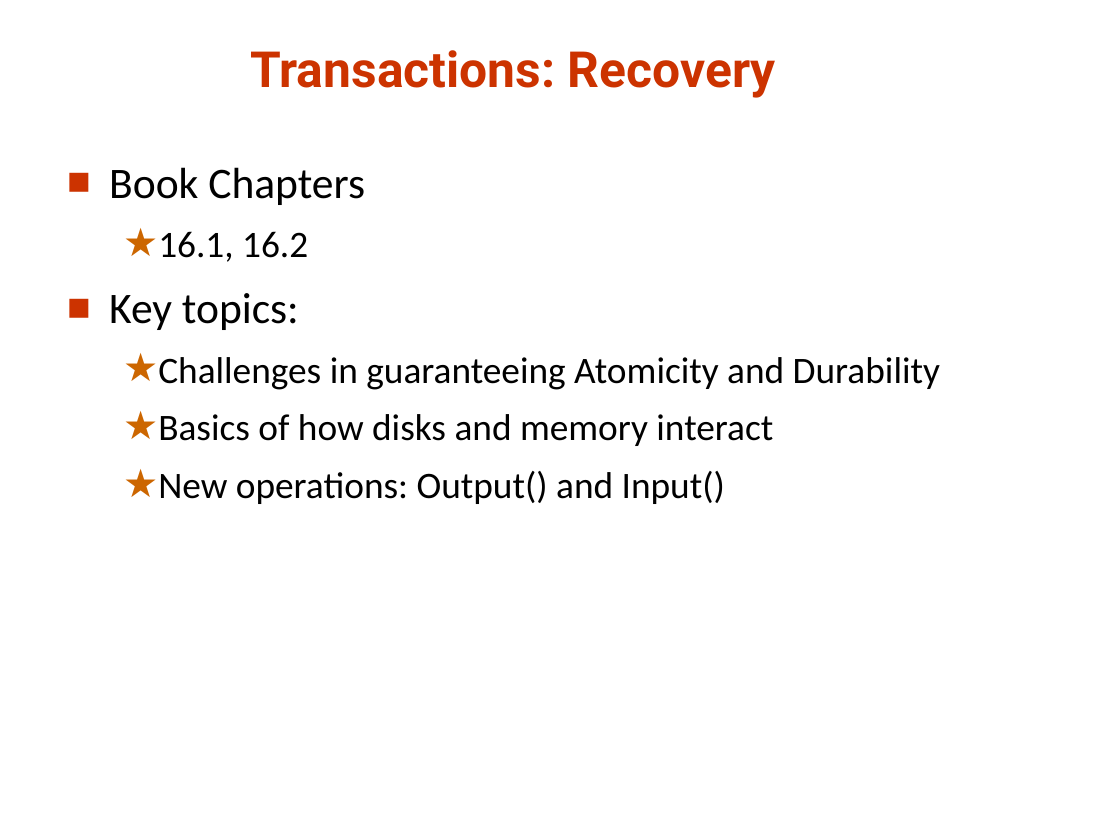
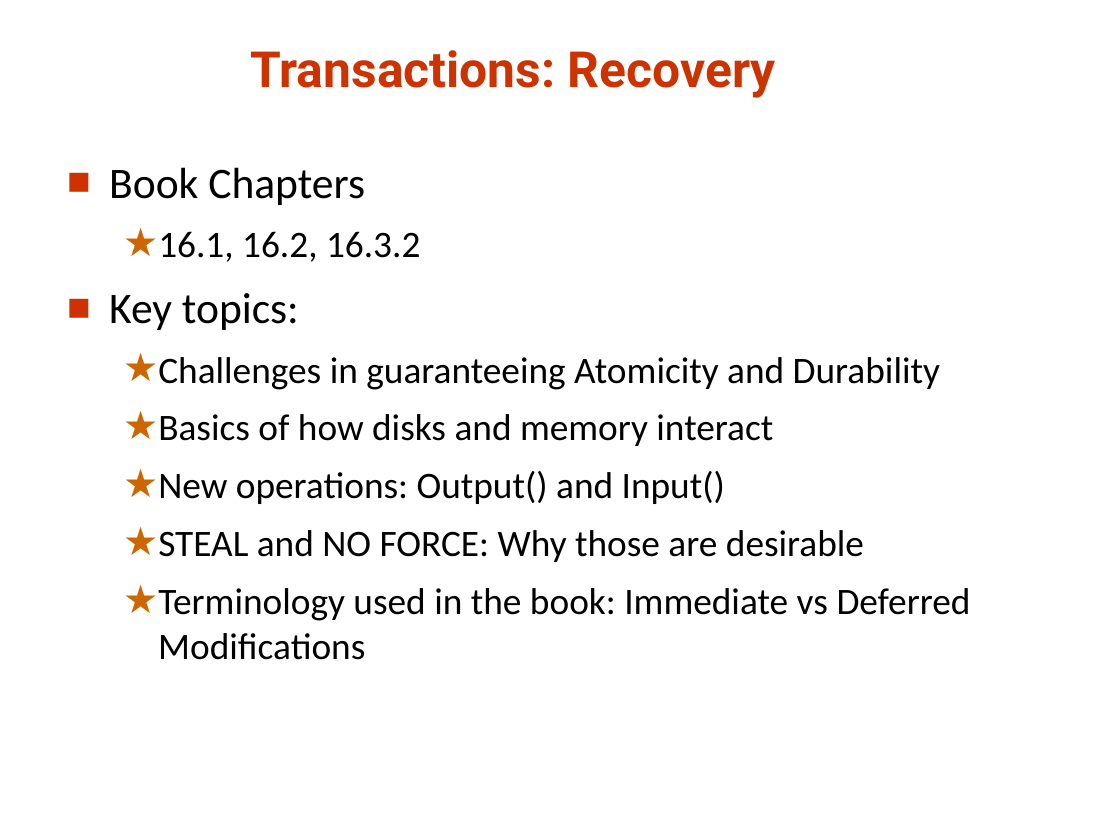
Before and after one commit to umddb/cmsc424-fall2021, a slide deck: slide 106 of Slides/06-Transactions.pptx. Drawn at 1120x840 pixels with LibreOffice and Linux fonts; fonts in the diff are those of the drawing. Boxes give left, top, right and bottom in pixels: in the first picture for what was removed or moved away, otherwise in the second. Text is boxed around its words. In the diff, an @@ line names an element or a change of style, - is before the commit and + after.

```diff
--- a/Slides/06-Transactions.pptx
+++ b/Slides/06-Transactions.pptx
@@ text at (158, 231, 420, 262): text changed @@
-  ★ 16.1, 16.2
+  ★ 16.1, 16.2, 16.3.2
@@ text at (158, 530, 971, 660): paragraphs added @@
+  ★ STEAL and NO FORCE: Why those are desirable
+  ★ Terminology used in the book: Immediate vs Deferred Modifications
```
Also in this commit, not shown: 1 other slide changed, 1 slide added, 2 slides removed.
